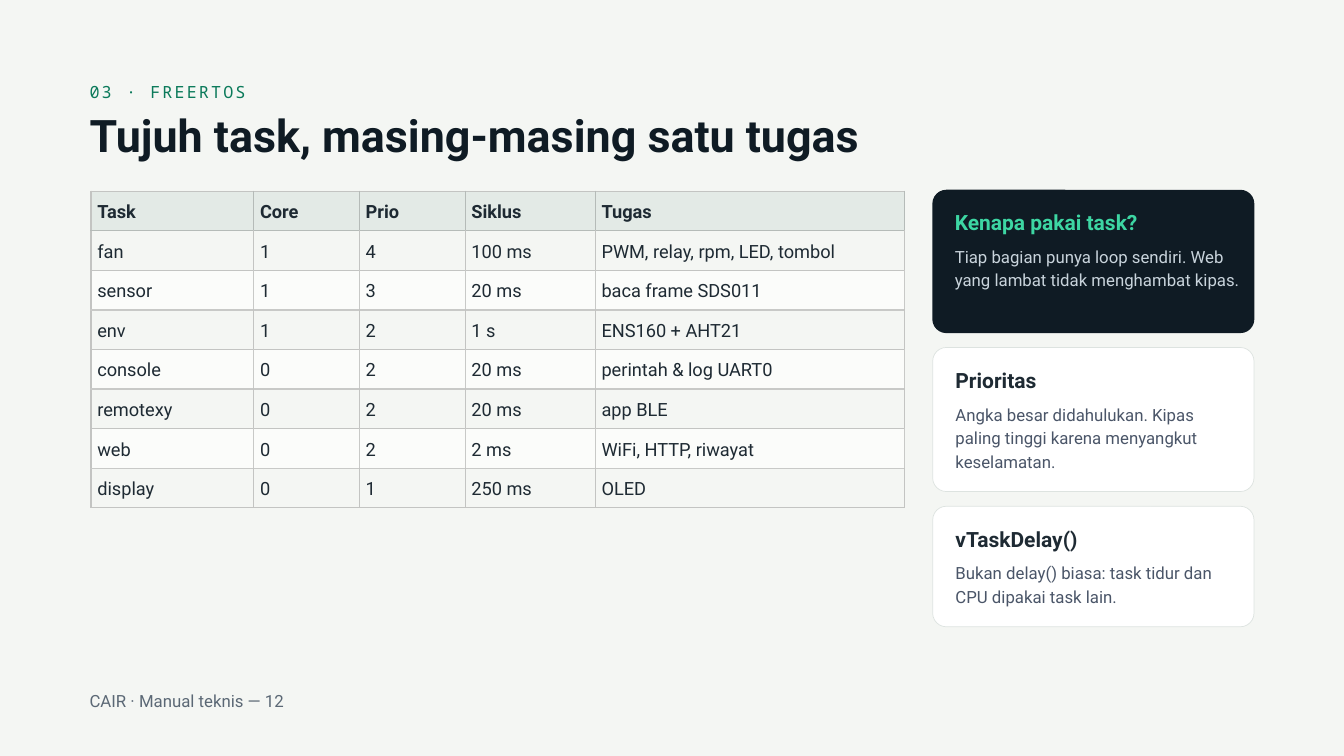
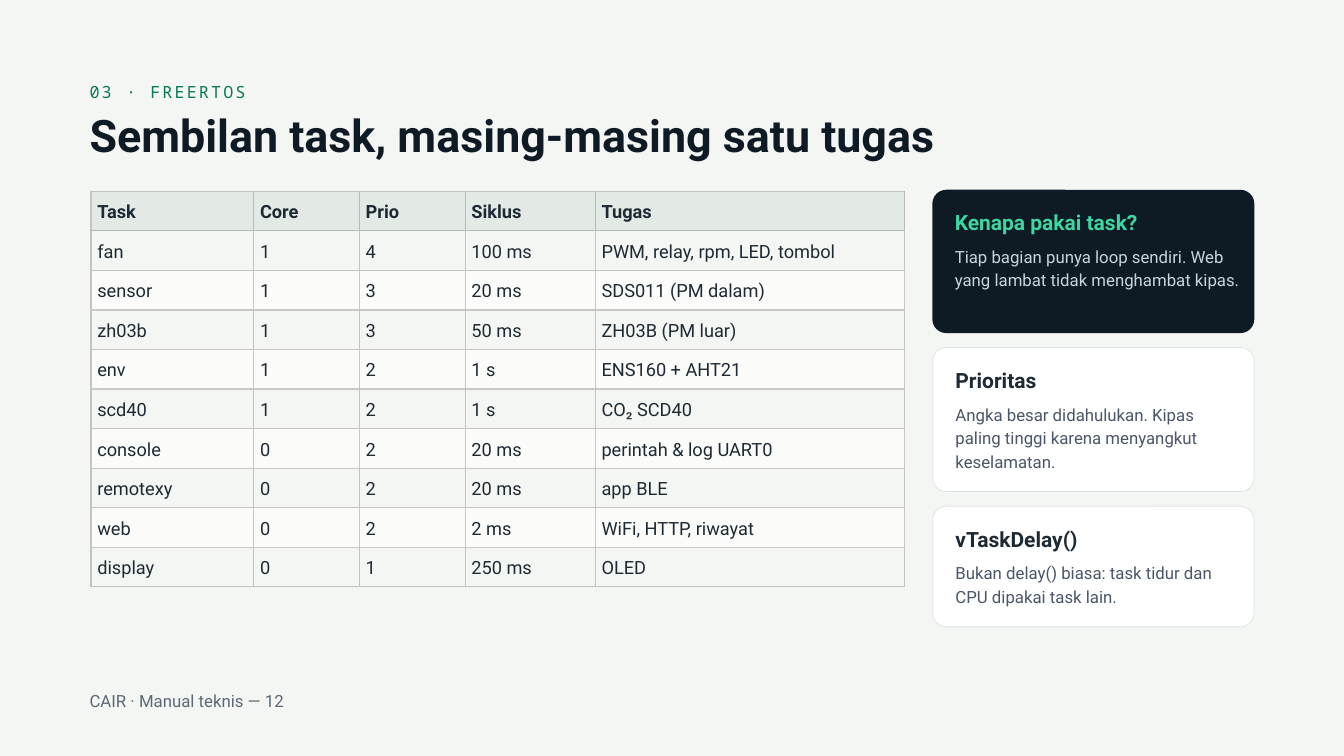
Before and after one commit to cecep1105/esp32_airpurifier, a slide deck: slide 12 of Manual CAIR Air Purifier.pptx. Drawn at 1344x756 pixels with LibreOffice and Linux fonts; fonts in the diff are those of the drawing. Boxes give left, top, right and bottom in pixels: in the first picture for what was removed or moved away, otherwise in the second. Text is boxed around its words. In the diff, an @@ line names an element or a change of style, - is before the commit and + after.

```diff
--- a/Manual CAIR Air Purifier.pptx
+++ b/Manual CAIR Air Purifier.pptx
@@ title at bbox=[90, 118, 934, 162]: text changed @@
-Tujuh task, masing-masing satu tugas
+Sembilan task, masing-masing satu tugas
@@ table at bbox=[91, 192, 904, 588] @@
-row 3: sensor | 1 | 3 | 20 ms | baca frame SDS011
+row 3: sensor | 1 | 3 | 20 ms | SDS011 (PM dalam)
+row 4: zh03b | 1 | 3 | 50 ms | ZH03B (PM luar)
+row 6: scd40 | 1 | 2 | 1 s | CO₂ SCD40
```
Also in this commit, not shown: 10 other slides changed.
